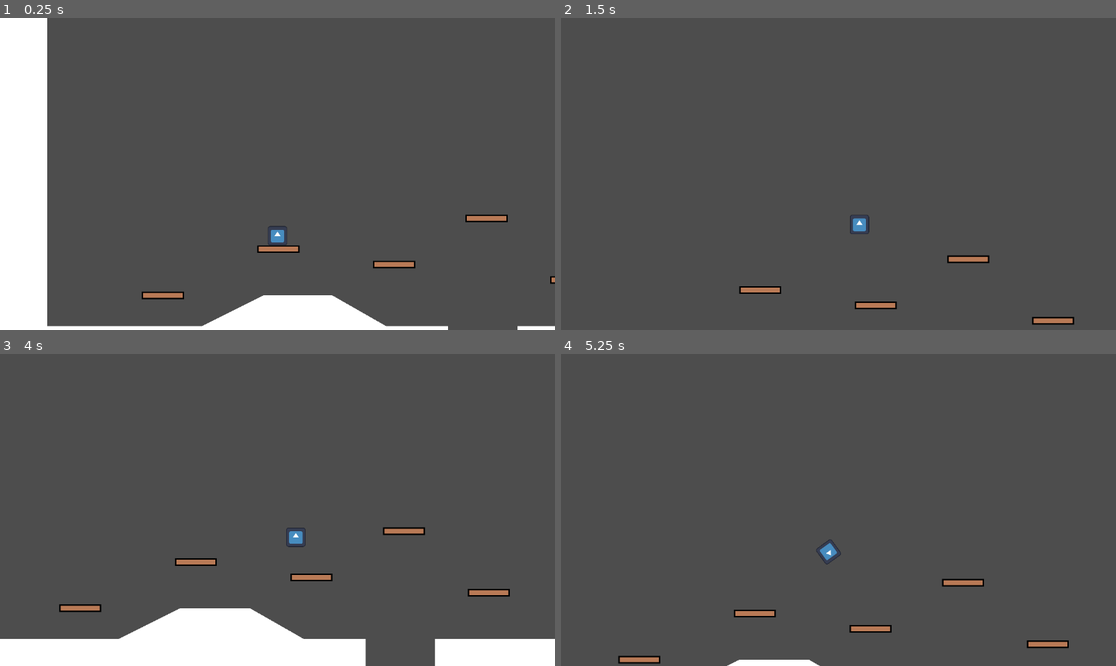
Above: before the commit, frames 1-4 (two rows, left to right).
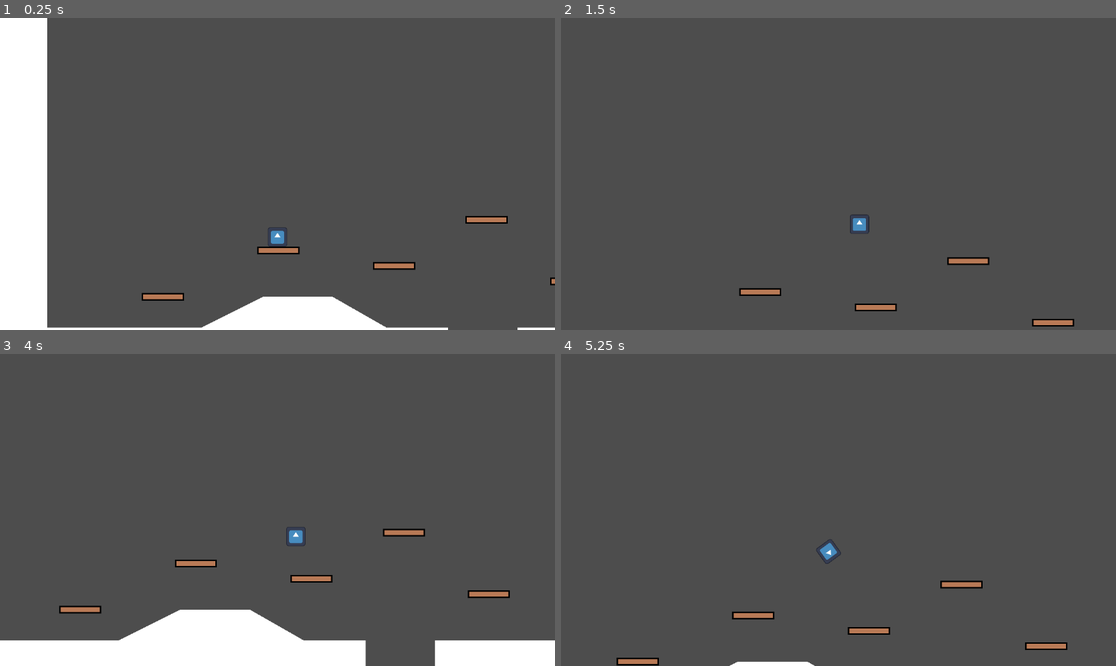
Above: after the commit, the same moments.

Repository: FreyjaShelton/RollWithIt
Game: Godot game, scene res://world.tscn
The game is run twice, just before and just after one commit, with the same random seed, the same clock (stepped at 60 frames per second) and the same inputs. The engine's default icon, where the game draws it, is replaced by a stand-in: a white triangle on a blue panel in a dark square.
Inputs:
- Up to frame 1 (0.25 s): no input
- Up to frame 2 (1.5 s): hold D (move_right) from 0.53 s (still down); tap Ctrl (ground_pound) at 0.6 s; tap Space (jump) at 0.77, 0.8, 1.07, 1.35 s
- Up to frame 3 (4 s): tap Space (jump) at 1.52, 1.82, 2.3, 3.02, 3.32, 3.6, 3.77 s; tap Ctrl (ground_pound) at 1.55, 2.1, 2.85 s; release D (move_right) at 2.03 s; hold A (move_left) 2.03-2.78 s; hold D (move_right) from 2.78 s (still down)
- Up to frame 4 (5.25 s): tap Space (jump) at 4.07, 4.52, 4.82 s; release D (move_right) at 4.28 s; hold A (move_left) 4.28-5.03 s; tap Ctrl (ground_pound) at 4.35, 5.1 s; hold D (move_right) from 5.03 s (still down)

The runs differ from the first frame. In frame 1, 1.1% of the frame differs, in the area x 8-100%, y 63-100%; in frame 2, 0.7%; in frame 3, 1.3%, in the area x 0-100%, y 55-92%; in frame 4, 1.1%.

Commit message:
fix several bugs and refactor code

Diff:
--- a/player/player.gd
+++ b/player/player.gd
@@ -5,10 +5,13 @@
 @onready var animations = $AnimationPlayer
 @onready var coyote_jump_timer = $Timers/CoyoteJumpTimer
 @onready var jump_buffer_timer = $Timers/JumpBuffer
+@onready var sprite = $Sprite
 
 @export var movement_data: PlayerMovementData
 
+# Reference to the two tilesets
 var input_axis
+var double_jump = false
 
 func _ready() -> void:
 	# Initialize the state machine, passing a reference of the player to the states,
@@ -20,7 +23,16 @@
 
 func _physics_process(delta: float) -> void:
 	input_axis = Input.get_axis('move_left', 'move_right')
+	handle_sprite()
+	handle_double_jump()
 	state_machine.process_physics(delta)
 
 func _process(delta: float) -> void:
 	state_machine.process_frame(delta)
+
+func handle_double_jump():
+	if is_on_floor():
+		double_jump = true
+
+func handle_sprite():
+	sprite.flip_h = input_axis > 0
--- a/player/player.tscn
+++ b/player/player.tscn
@@ -161,9 +161,11 @@
 
 [node name="JumpBuffer" type="Timer" parent="Timers"]
 wait_time = 0.2
+one_shot = true
 
 [node name="CoyoteJumpTimer" type="Timer" parent="Timers"]
 wait_time = 0.2
+one_shot = true
 
 [node name="StateMachine" type="Node" parent="." node_paths=PackedStringArray("starting_state")]
 script = ExtResource("4_nywrc")
--- a/player/stateMachine/Air.gd
+++ b/player/stateMachine/Air.gd
@@ -10,75 +10,51 @@
 @onready var right_inner = $"../../RightInner"
 @onready var right_outer = $"../../RightOuter"
 
-var double_jump = false
-var jump = false
-
 func enter() -> void:
 	super()
 
 func process_physics(delta: float) -> State:
 	player.velocity.y += gravity * delta * player.movement_data.gravity_scale
 
-	if player.is_on_floor():
-		jump = true
-		double_jump = true
-
-	if Input.is_action_just_pressed("jump") and player.jump_buffer_timer.time_left == 0.0:
+	if Input.is_action_just_pressed("jump"):
 		player.jump_buffer_timer.start()
-
-	handle_jump()
 
 	if !player.is_on_floor():
 		handle_variable_jump()
 		handle_double_jump()
 		handle_wall_jump()
 
+	handle_jump()
+
 	handle_ledge_push()
-
-	if player.input_axis != 0:
-		player.velocity.x = move_toward(player.velocity.x, player.input_axis * player.movement_data.speed, player.movement_data.air_acceleration * delta)
-	elif player.input_axis == 0:
-		player.velocity.x = move_toward(player.velocity.x, 0, player.movement_data.air_resistance * delta)
+	handle_friction(delta)
 
 	player.move_and_slide()
 
-	if !player.is_on_floor():
-		if Input.is_action_just_pressed("ground_pound"):
-			return ground_pound_state
-		if player.is_on_wall() and !Input.is_action_just_pressed("jump") and player.velocity.y > 0:
-			return wall_slide_state
-
-
-	if player.is_on_floor() and !Input.is_action_just_pressed("jump"):
-		if player.input_axis != 0:
-			return run_state
-		return idle_state
-
-	return null
+	return handle_state()
 
 func handle_jump():
-	if (player.is_on_floor() or player.coyote_jump_timer.time_left > 0.0) and jump:
-		if Input.is_action_just_pressed("jump") or player.jump_buffer_timer.time_left > 0.0:
+	if player.is_on_floor() or player.coyote_jump_timer.time_left > 0.0:
+		if player.jump_buffer_timer.time_left > 0.0:
+			player.jump_buffer_timer.stop()
+			player.coyote_jump_timer.stop()
 			player.velocity.y = player.movement_data.jump_velocity
-			player.jump_buffer_timer.stop()
-			jump = false
 
 func handle_variable_jump():
 	if Input.is_action_just_released("jump") and player.velocity.y < player.movement_data.jump_velocity/2:
 		player.velocity.y = player.movement_data.jump_velocity/2
 
 func handle_double_jump():
-	if Input.is_action_just_pressed("jump") and double_jump and !player.is_on_wall():
-		player.velocity.y = player.movement_data.jump_velocity * 0.8
-		player.jump_buffer_timer.stop()
-		double_jump = false
+	if Input.is_action_just_pressed("jump") and player.double_jump and !player.is_on_wall() and player.coyote_jump_timer.time_left <= 0.0:
+		player.velocity.y = player.movement_data.jump_velocity * .9
+		player.double_jump = false
 
 func handle_wall_jump():
 	if player.is_on_wall():
 		var wall_normal = player.get_wall_normal()
-		if Input.is_action_just_pressed("jump") or player.jump_buffer_timer.time_left > 0.0:
+		if player.jump_buffer_timer.time_left > 0.0:
 			player.jump_buffer_timer.stop()
-			player.velocity.x = wall_normal.x * player.movement_data.speed
+			player.velocity.x = wall_normal.x * player.movement_data.speed * 2
 			player.velocity.y = player.movement_data.jump_velocity
 
 func handle_ledge_push():
@@ -96,3 +72,23 @@
 		and !right_inner.is_colliding()
 		and !right_outer.is_colliding()):
 			player.global_position.x -=5
+
+func handle_friction(delta):
+	if player.input_axis != 0:
+		player.velocity.x = move_toward(player.velocity.x, player.input_axis * player.movement_data.speed, player.movement_data.air_acceleration * delta)
+	elif player.input_axis == 0:
+		player.velocity.x = move_toward(player.velocity.x, 0, player.movement_data.air_resistance * delta)
+
+func handle_state():
+	if !player.is_on_floor():
+		if Input.is_action_just_pressed("ground_pound"):
+			return ground_pound_state
+		if player.is_on_wall() and player.jump_buffer_timer.time_left == 0 and player.velocity.y > 0:
+			return wall_slide_state
+
+	if player.is_on_floor() and player.jump_buffer_timer.time_left == 0:
+		if player.input_axis != 0:
+			return run_state
+		return idle_state
+
+	return null
--- a/player/stateMachine/GroundPound.gd
+++ b/player/stateMachine/GroundPound.gd
@@ -24,6 +24,9 @@
 	if Input.is_action_just_pressed("jump") and player.jump_buffer_timer.time_left == 0.0:
 		player.jump_buffer_timer.start()
 
+	return handle_state()
+
+func handle_state():
 	if !is_ground_pound:
 		if player.input_axis != 0:
 			return run_state
--- a/player/stateMachine/Idle.gd
+++ b/player/stateMachine/Idle.gd
@@ -7,14 +7,18 @@
 	super()
 
 func process_physics(delta: float) -> State:
-	player.velocity.y += gravity * delta
-	player.velocity.x = move_toward(player.velocity.x, 0, player.movement_data.friction * delta)
+	if player.input_axis == 0:
+		player.velocity.x = move_toward(player.velocity.x, 0, player.movement_data.friction * delta)
+
 	player.move_and_slide()
 
-	if Input.is_action_just_pressed('move_left') or Input.is_action_just_pressed('move_right'):
+	return handle_state()
+
+func handle_state():
+	if player.input_axis != 0:
 		return run_state
 
-	if player.is_on_floor() and Input.is_action_just_pressed("jump"):
+	if Input.is_action_just_pressed("jump"):
 		player.jump_buffer_timer.start()
 		return air_state
 
--- a/player/stateMachine/Run.gd
+++ b/player/stateMachine/Run.gd
@@ -9,9 +9,16 @@
 func process_physics(delta: float) -> State:
 	if player.input_axis != 0:
 		player.velocity.x = move_toward(player.velocity.x, player.input_axis * player.movement_data.speed, player.movement_data.acceleration * delta)
+
 	player.move_and_slide()
 
-	if player.is_on_floor() and Input.is_action_just_pressed("jump"):
+	return handle_state()
+
+func handle_state():
+	if player.is_on_floor() and player.input_axis == 0:
+		return idle_state
+
+	if Input.is_action_just_pressed("jump"):
 		player.jump_buffer_timer.start()
 		return air_state
 
@@ -19,7 +26,4 @@
 		player.coyote_jump_timer.start()
 		return air_state
 
-	if player.is_on_floor() and player.input_axis == 0:
-		return idle_state
-
 	return null
--- a/player/stateMachine/State.gd
+++ b/player/stateMachine/State.gd
@@ -20,3 +20,6 @@
 
 func process_physics(_delta: float) -> State:
 	return null
+
+func handle_state() -> State:
+	return null
--- a/player/stateMachine/WallSlide.gd
+++ b/player/stateMachine/WallSlide.gd
@@ -17,22 +17,23 @@
 
 	player.move_and_slide()
 
+	return handle_state()
+
+func handle_state():
 	if !player.is_on_floor() and Input.is_action_just_pressed("ground_pound"):
 		return ground_pound_state
 
-	if player.is_on_floor() and player.input_axis != 0:
-		return run_state
-
-	if player.is_on_floor() and player.input_axis == 0:
-		return idle_state
-
-	if (!player.is_on_wall()
-	or (player.is_on_wall() and player.input_axis == 0)
-	or player.jump_buffer_timer.time_left > 0):
-		return air_state
+	if player.is_on_floor():
+		if player.input_axis != 0:
+			return run_state
+		else:
+			return idle_state
 
 	if Input.is_action_just_pressed("jump"):
 		player.jump_buffer_timer.start()
 		return air_state
 
+	if !player.is_on_wall() or (player.is_on_wall() and player.input_axis == 0):
+		return air_state
+
 	return null
